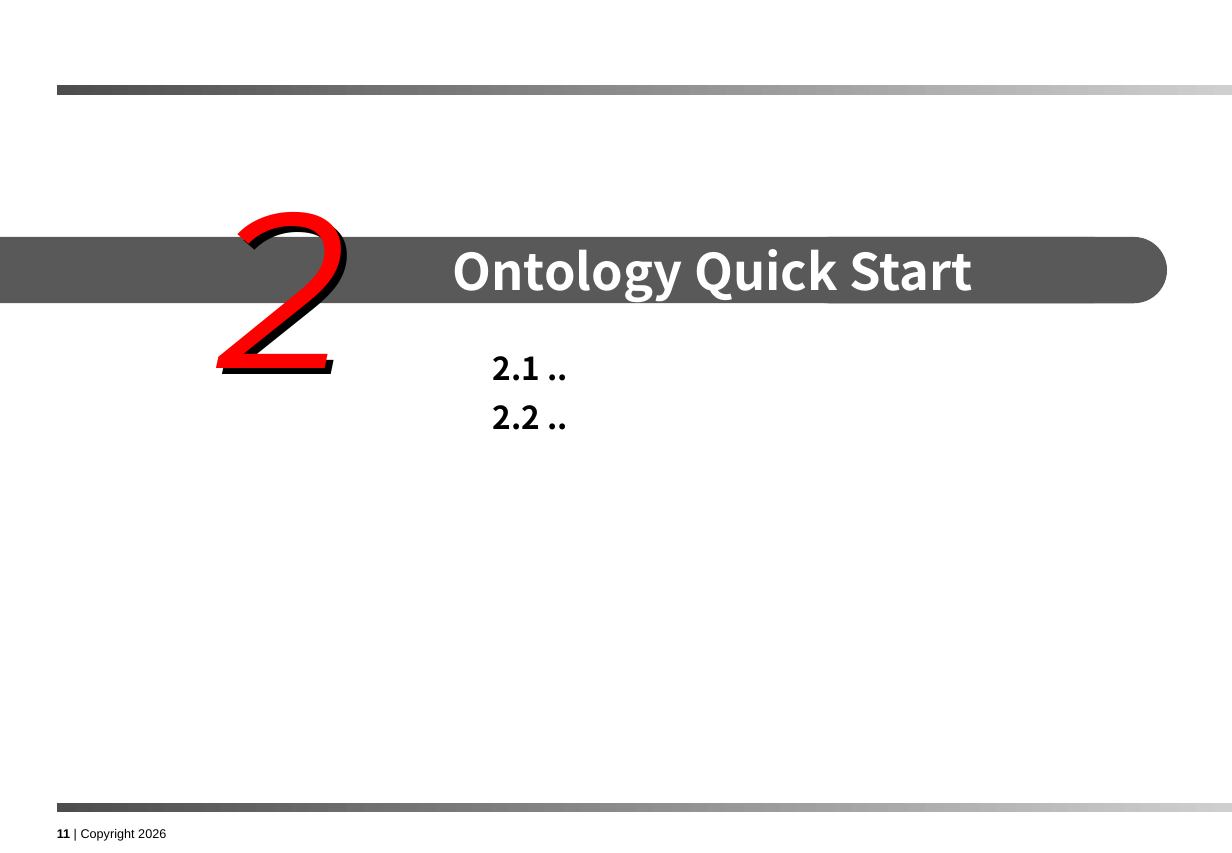
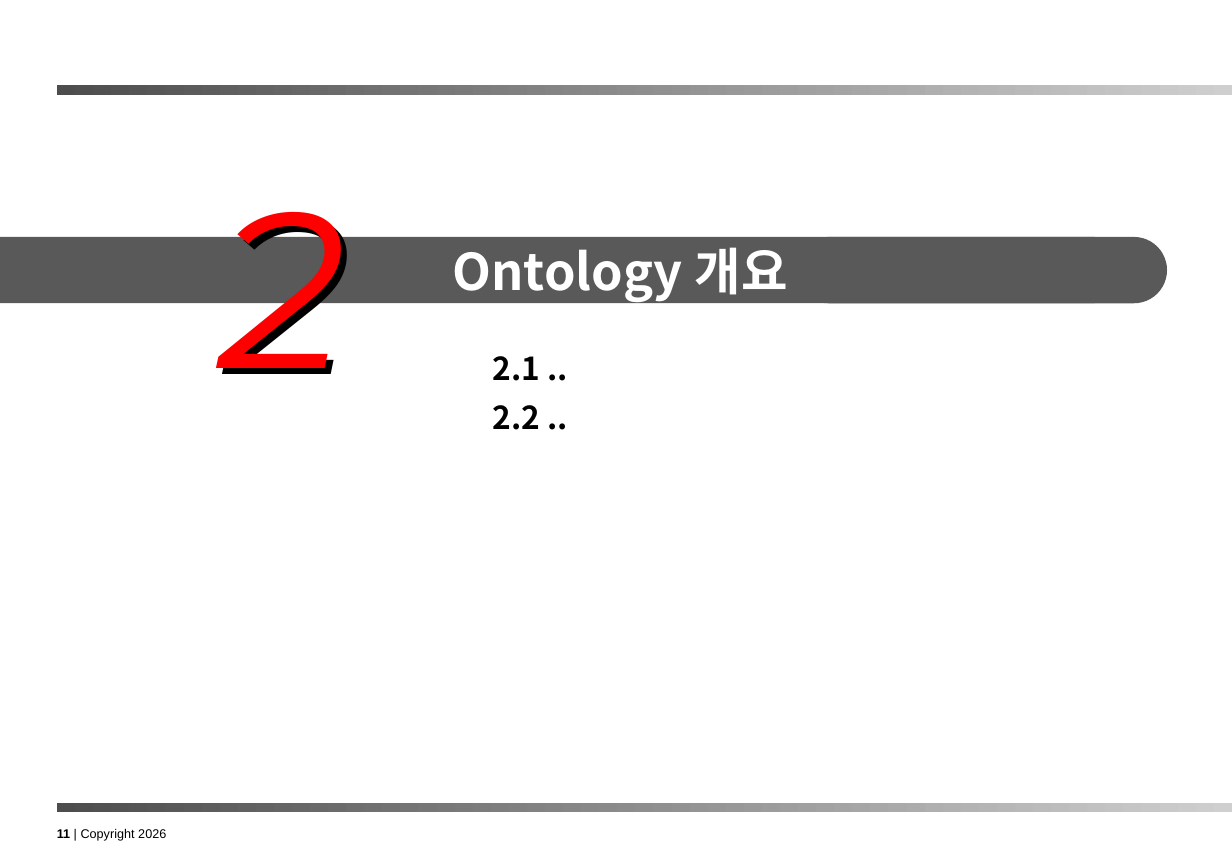
Before and after one commit to ykchang/ontology_handson, a slide deck: slide 11 of doc/Ontology Hands On Lab.pptx. Drawn at 1232x853 pixels with LibreOffice and Linux fonts; fonts in the diff are those of the drawing. Boxes give left, top, right and bottom in pixels: in the first picture for what was removed or moved away, otherwise in the second. Text is boxed around its words. In the diff, an @@ line names an element or a change of style, - is before the commit and + after.

```diff
--- a/doc/Ontology Hands On Lab.pptx
+++ b/doc/Ontology Hands On Lab.pptx
@@ text in bevel at bbox=[452, 247, 788, 303]: text changed @@
-Ontology Quick Start
+Ontology 개요
```
Also in this commit, not shown: 2 other slides changed, 27 slides added, 7 slides removed, 5 other files.
